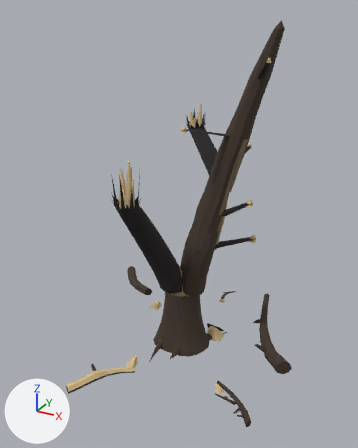
Two versions of the glTF model assets/architecture/flora/SM_ThunderstruckTree.glb, one commit apart.
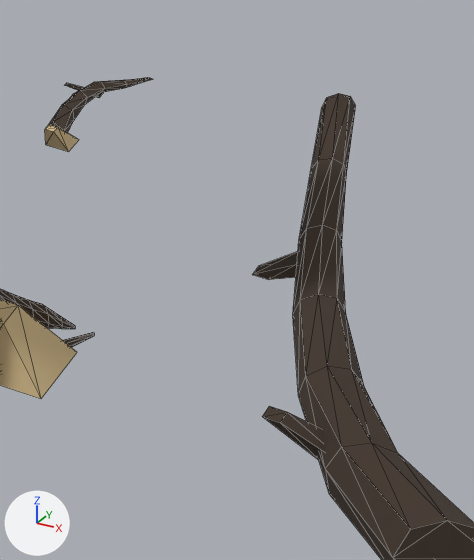
The first picture shows the older version from a 50 mm camera at (7.27, -13.47, 11.37) aimed at (0.05, -0.36, 4.81). The close-ups show the older and then the newer version on the part from 59% to 81% of the width and 62% to 82% of the height of that picture. Only the edits that show in the close-ups are written down. The lights are fixed; the arrows at lower left show +X, +Y and +Z. The close-ups show mesh edges as thin lines. Vertices at exactly the same position are counted once.

Names of what the first close-up shows: 'SM_ThunderstruckTree_BranchA', 'SM_ThunderstruckTree_BranchE', 'SM_ThunderstruckTree_Heart', 'SM_ThunderstruckTree_Roots'.
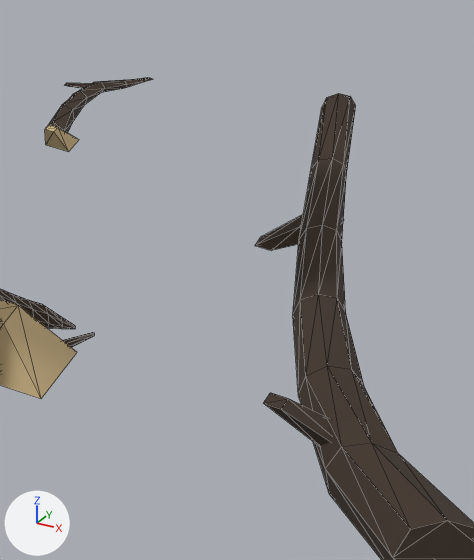
Changed parts and their boxes [x1, y1, x2, y2] in the close-ups (474 x 560 px; the box of a moved part takes in the faces that stretch with it):
'SM_ThunderstruckTree_BranchA', reshaped
    before: [253, 93, 474, 560]
    after: [255, 93, 474, 560]
part 1 of me_sm_thunderstrucktree_brancha, moved or reshaped
    before: [262, 406, 324, 461]
    after: [263, 393, 331, 446]
part 2 of me_sm_thunderstrucktree_brancha, moved or reshaped
    before: [253, 251, 298, 280]
    after: [255, 215, 344, 250]

What changed in the scene script:
```text
Change me_sm_thunderstrucktree_brancha:
    where me_sm_thunderstrucktree_brancha.from_pydata(...)  # 72 vertices, 132 faces; spans x 1.88..4.17, y -0.24..3.67, z 0.0..0.58
    used by ob_sm_thunderstrucktree_brancha; location = (0.0, 0.0, 0.0)
    me_sm_thunderstrucktree_brancha part 1: the loose piece of 8 vertices spanning x 2.72..3.28, y 0.28..0.65, z 0.18..0.49 is moved by (0.0, 0.0, 0.09)
    me_sm_thunderstrucktree_brancha part 2: the loose piece of 8 vertices spanning x 1.95..2.42, y 2.2..2.52, z 0.01..0.1 is scaled about its middle by (1, 1, 1.66), then moved by (0.0, 0.0, 0.25)
```
